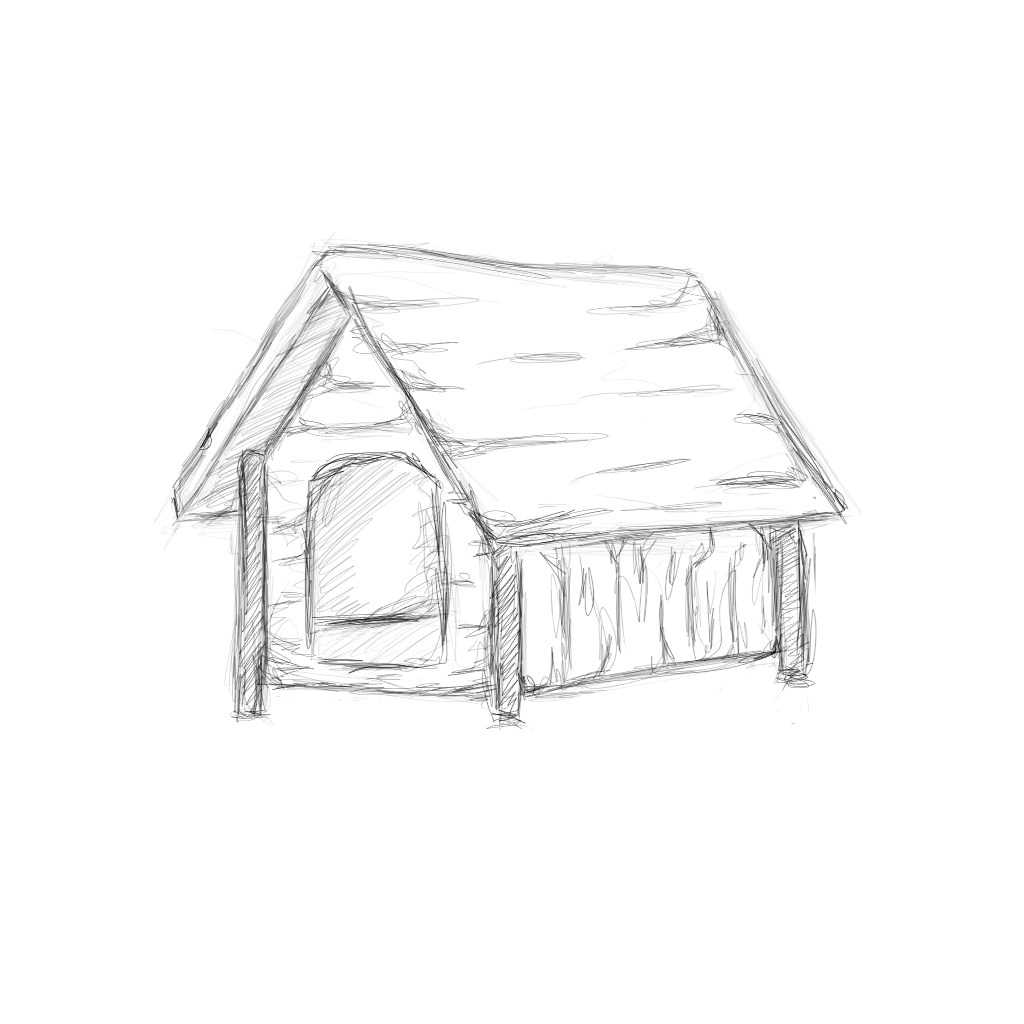
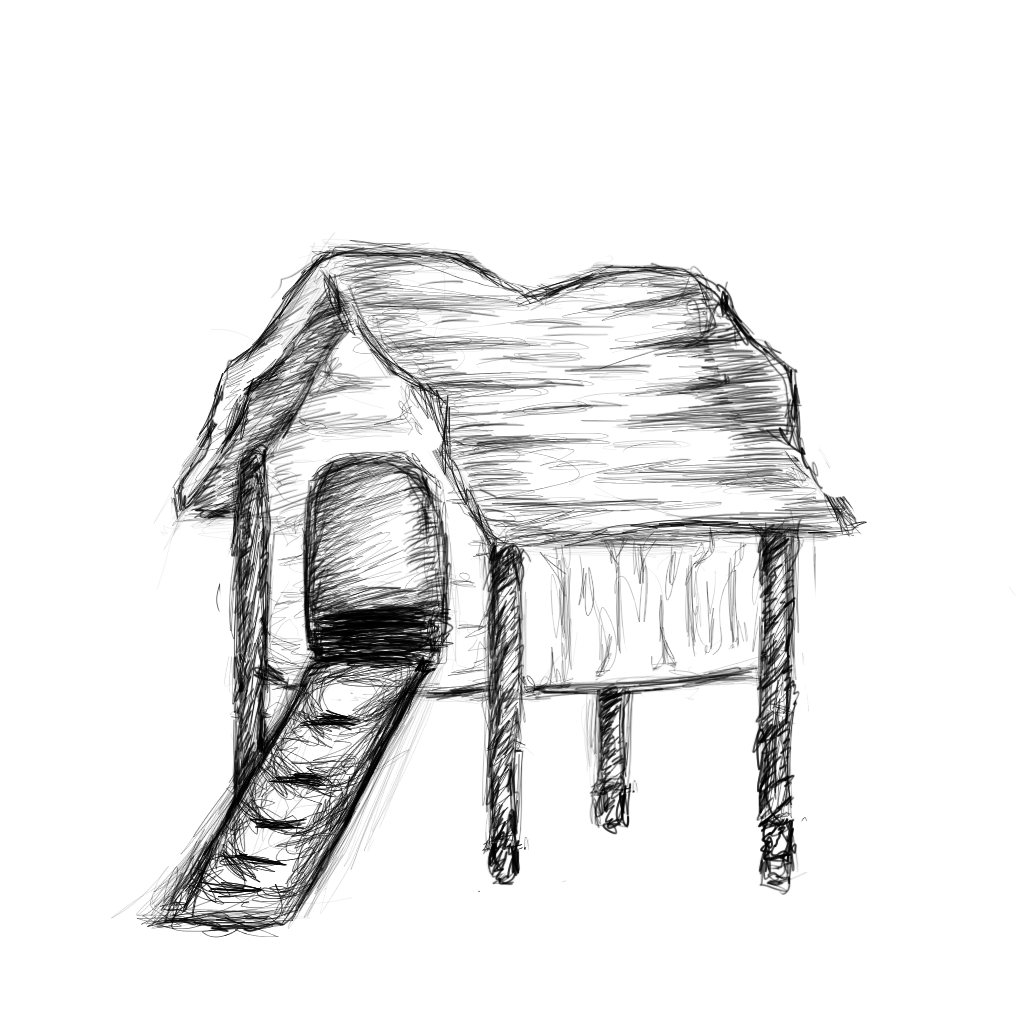
The second 1024 × 1024 image is a revision of the first. Changes to its layers:
moved "dak" above "poot R voor", painted on it over 157, 240, 865, 590
renamed "stok R voor" to "poot R voor", painted on it over 224, 446, 274, 809
renamed "stok L voor" to "poot L voor", painted on it over 481, 536, 534, 886
added layer "poot R achter" above "poot L achter" over 581, 686, 640, 835
added layer "poot L achter" above "muur voor" over 751, 534, 816, 895
added layer "muur voor" above "muur links" over 265, 325, 489, 693
added layer "muur links" above "laddertje" over 519, 536, 761, 696
added layer "laddertje" above "huisje" over 156, 659, 434, 936
renamed "muur L" to "huisje", moved it above "Background", painted on it over 111, 327, 1016, 938
removed layer "stok L achter" over 598, 511, 817, 711
removed layer "muur voorkant" over 230, 325, 816, 725
showed "Background" over 111, 240, 1016, 938
